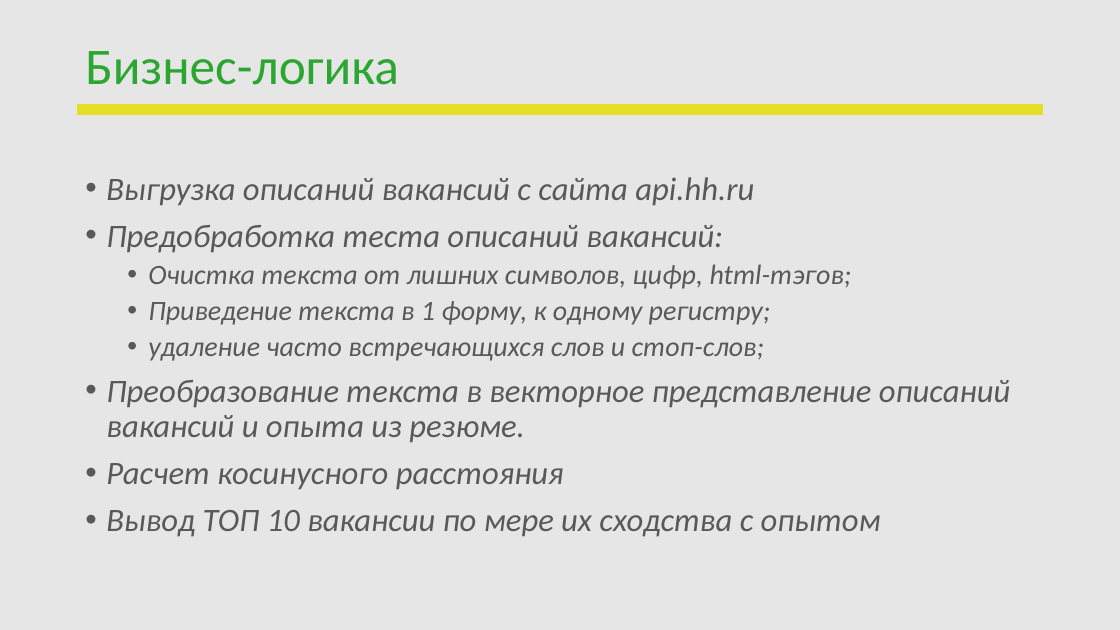
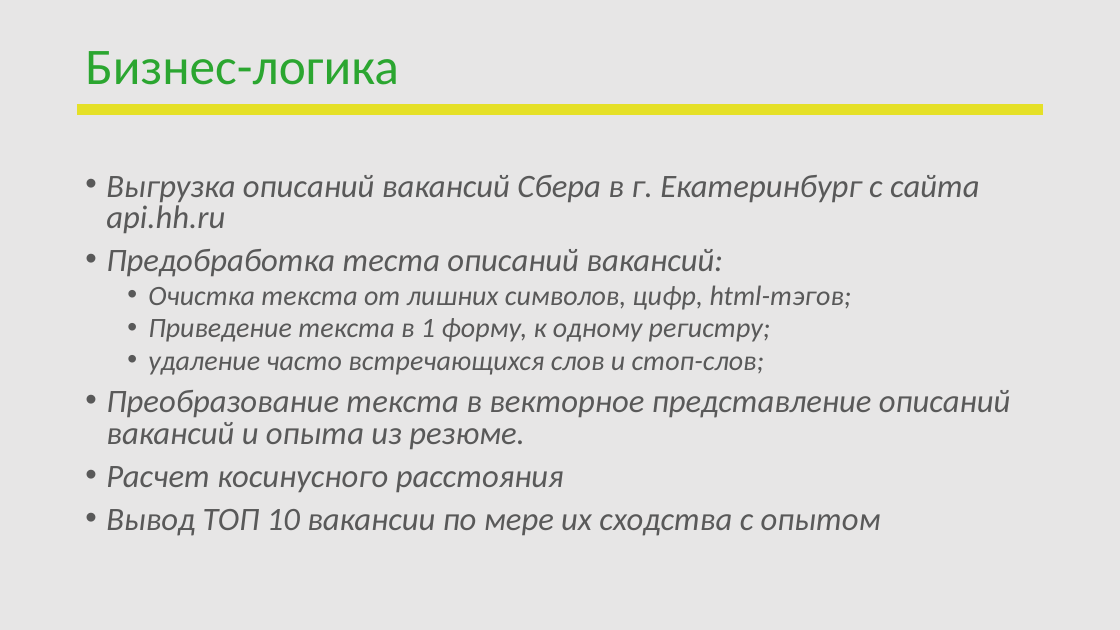
Before and after one commit to OlViMshv/DA_project, a slide deck: slide 4 of ПЕРЕЗАПУСК_Защита проекта.pptx. Drawn at 1120x630 pixels with LibreOffice and Linux fonts; fonts in the diff are those of the drawing; background and template pictures are left out. Boxes give left, top, right and bottom in pixels: in the first picture for what was removed or moved away, otherwise in the second. Text is boxed around its words. In the diff, an @@ line names an element or a change of style, - is before the commit and + after.

```diff
--- a/ПЕРЕЗАПУСК_Защита проекта.pptx
+++ b/ПЕРЕЗАПУСК_Защита проекта.pptx
@@ text at (106,175,980,233): text changed @@
-• Выгрузка описаний вакансий с сайта api.hh.ru
+• Выгрузка описаний вакансий Сбера в г. Екатеринбург с сайта api.hh.ru
@@ text at (106,249,1011,536): line spacing 0.9 to 0.8 @@
```
Also in this commit, not shown: 3 other slides changed.
